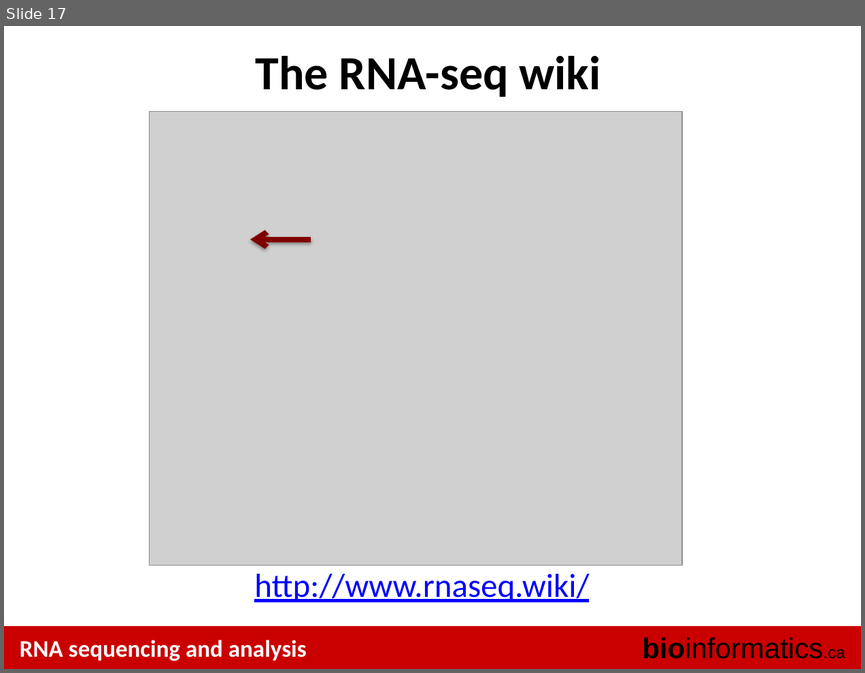
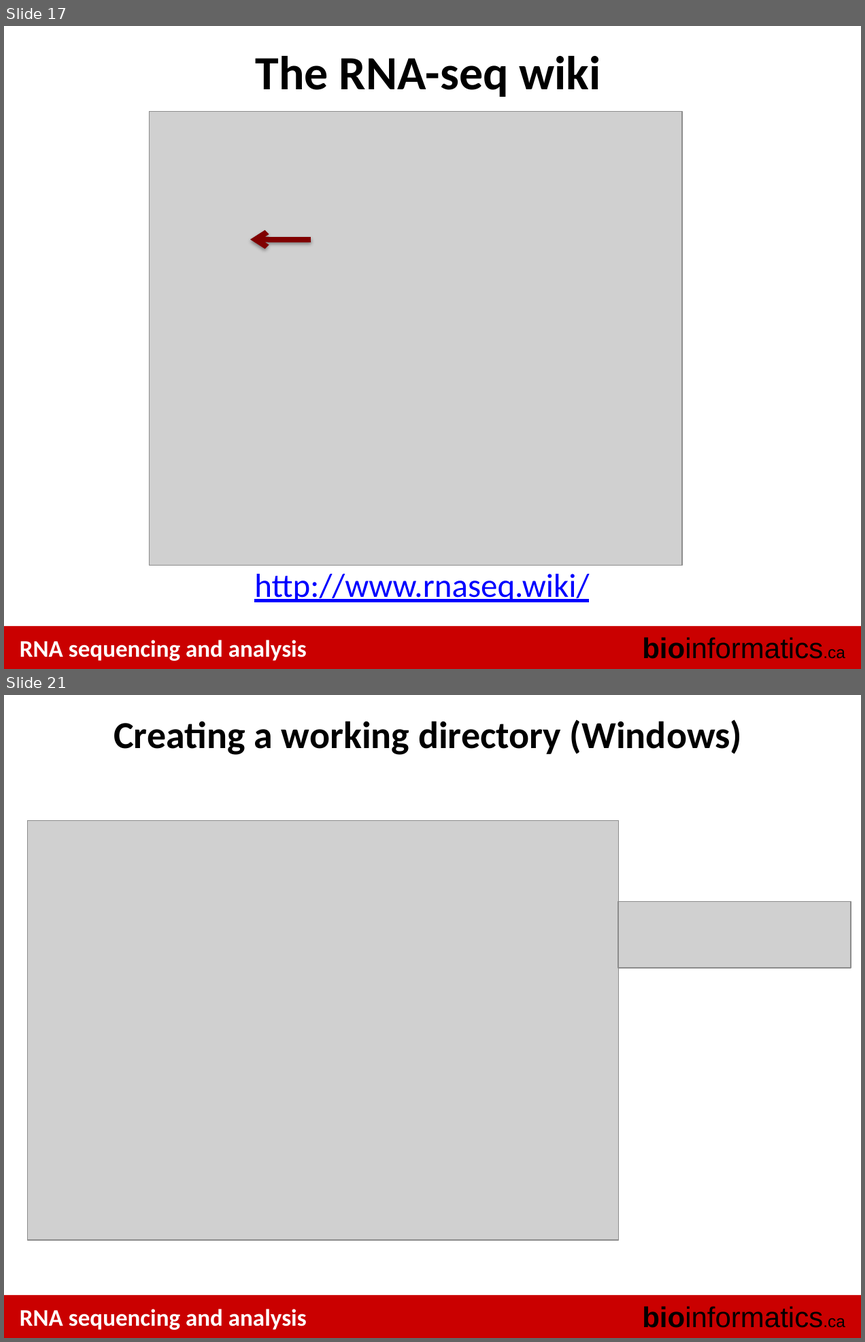
Before and after one commit to griffithlab/rnaseq_tutorial_wiki, a slide deck: LectureFiles/cbw/2015/RNASeq_Module0_AmazonPreTutorial.pptx. Shown one above the other, each under a label of ours: slide 17 before the commit, slides 17 and 21 after it; the slides between them are not shown. The pictures are 865x673 and 865x1342 pixels, drawn with LibreOffice and Linux fonts; fonts in the diff are those of the drawing; grey boxes stand for pictures. Boxes give left, top, right and bottom in pixels: in the first picture for what was removed or moved away, otherwise in the second. Text is boxed around its words. In the diff, an @@ line names an element or a change of style, - is before the commit and + after.

```diff
--- a/LectureFiles/cbw/2015/RNASeq_Module0_AmazonPreTutorial.pptx
+++ b/LectureFiles/cbw/2015/RNASeq_Module0_AmazonPreTutorial.pptx
@@ slide 21 added at <box>4,695,861,1338</box>, background #FFFFFF; not listed: 3 template elements that a slide beside it also shows @@
@@ title added at <box>113,719,742,755</box>, 32 pt, text #000000, bold @@
+Creating a working directory (Windows)
@@ picture added at <box>28,821,618,1240</box> @@
@@ picture added at <box>618,902,851,968</box> @@
```
Also in this commit, not shown: 6 slides changed, 6 other slides added, 3 slides removed.
